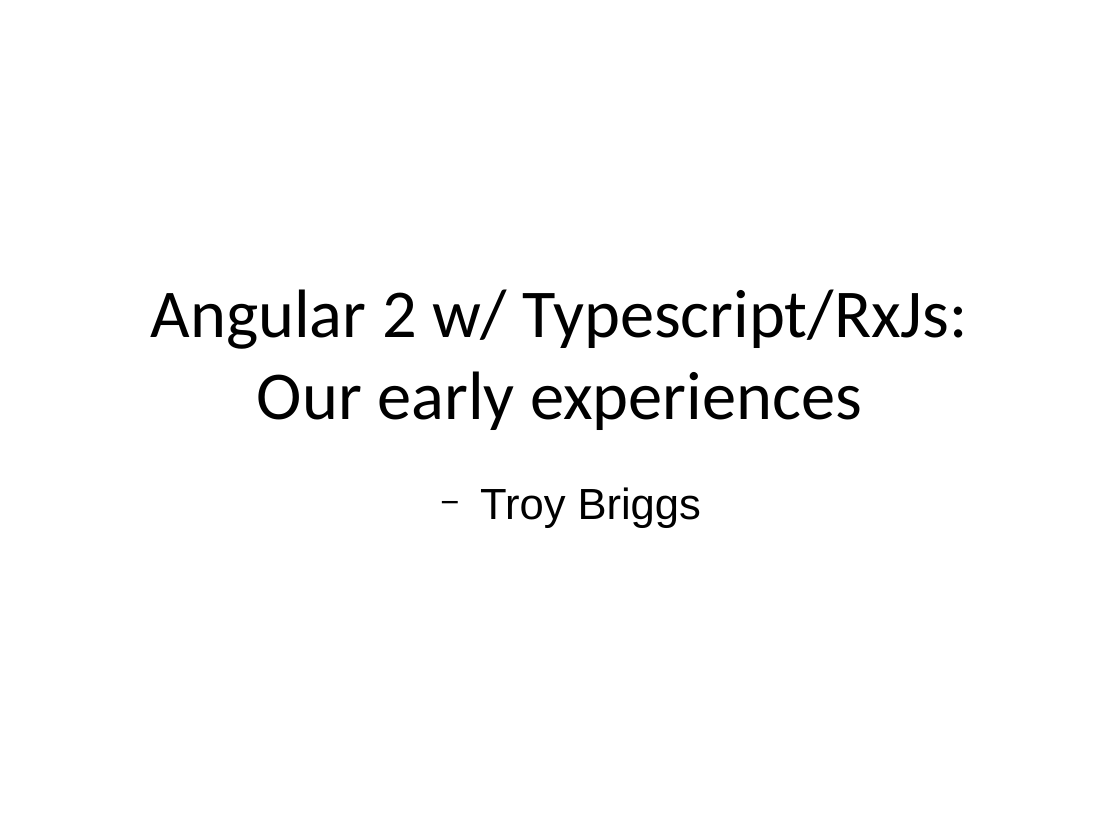
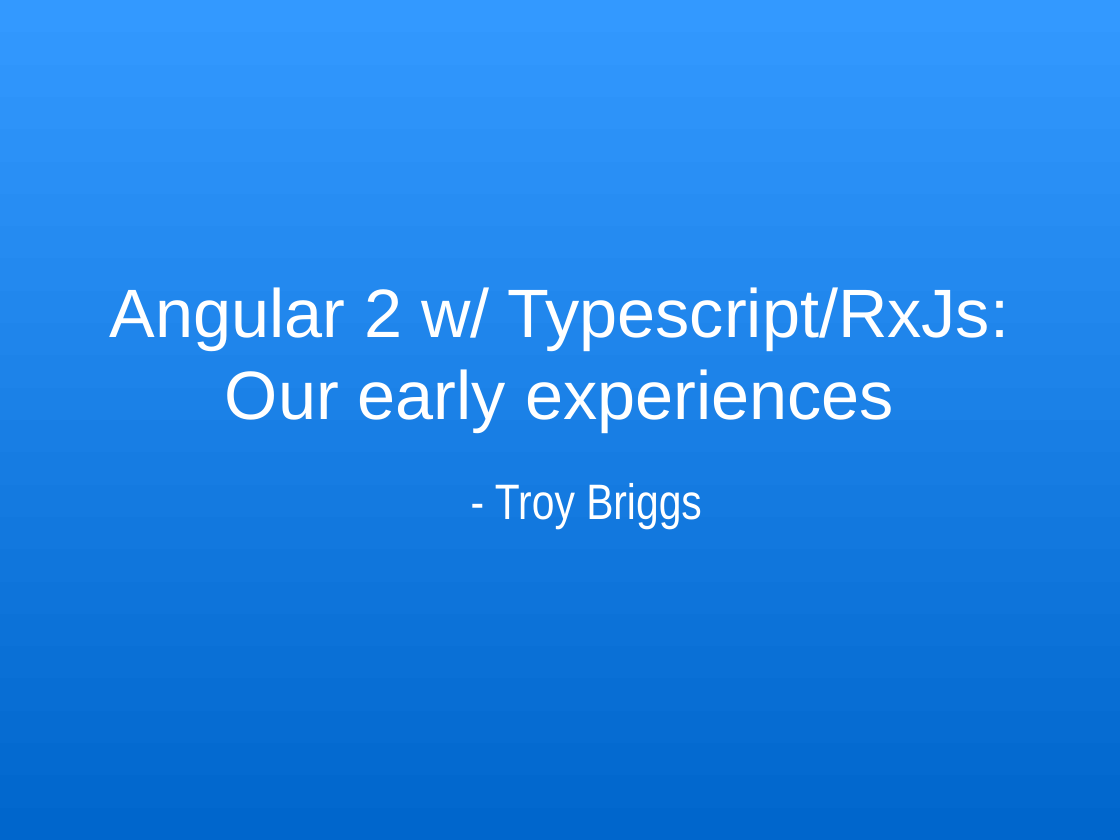
Before and after one commit to trognus/devcon2016, a slide deck: slide 1 of devconNg2.odp. Drawn at 1120x840 pixels with LibreOffice and Linux fonts; fonts in the diff are those of the drawing. Boxes give left, top, right and bottom in pixels: in the first picture for what was removed or moved away, otherwise in the second. Text is boxed around its words. In the diff, an @@ line names an element or a change of style, - is before the commit and + after.

```diff
--- a/devconNg2.odp
+++ b/devconNg2.odp
@@ background #FFFFFF to gradient #0066CC to #3399FF @@
@@ title "Angular 2 w/ Typescript/RxJs: Our ..." at [109, 287, 1009, 431]: font Calibri to Arial, text colour #000000 to #FFFFFF @@
@@ text at [495, 483, 702, 529]: text changed; size 28 to 32 pt; font Arial to Arial Narrow; text colour #000000 to #FFFFFF @@
-  − Troy Briggs
+- Troy Briggs
```
Also in this commit, not shown: 17 other slides changed, 2 slides added, 1 slide removed.
